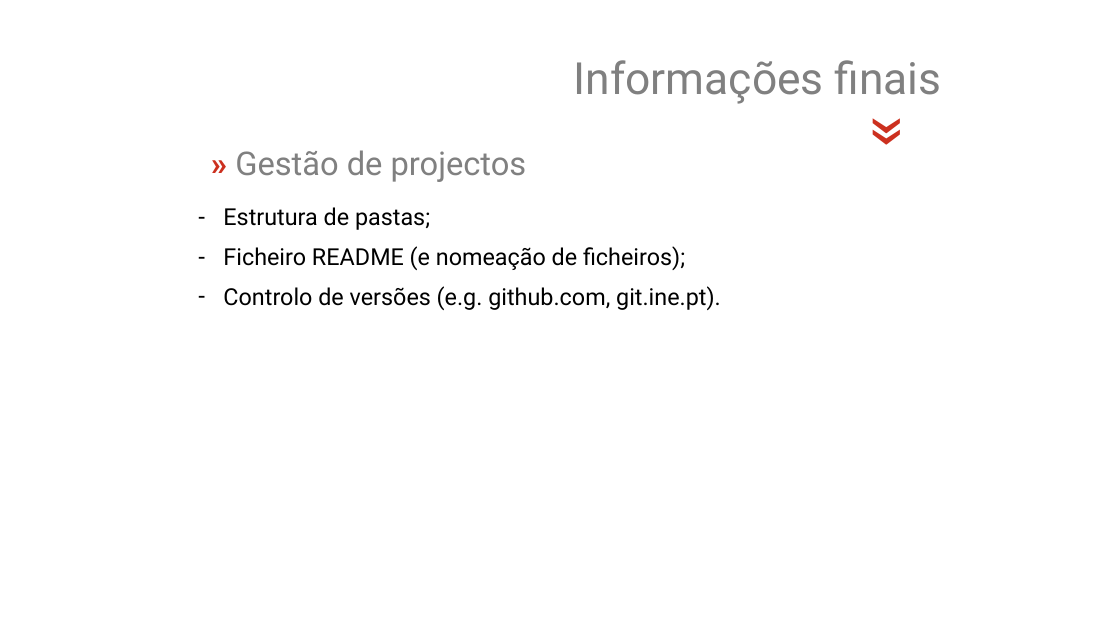
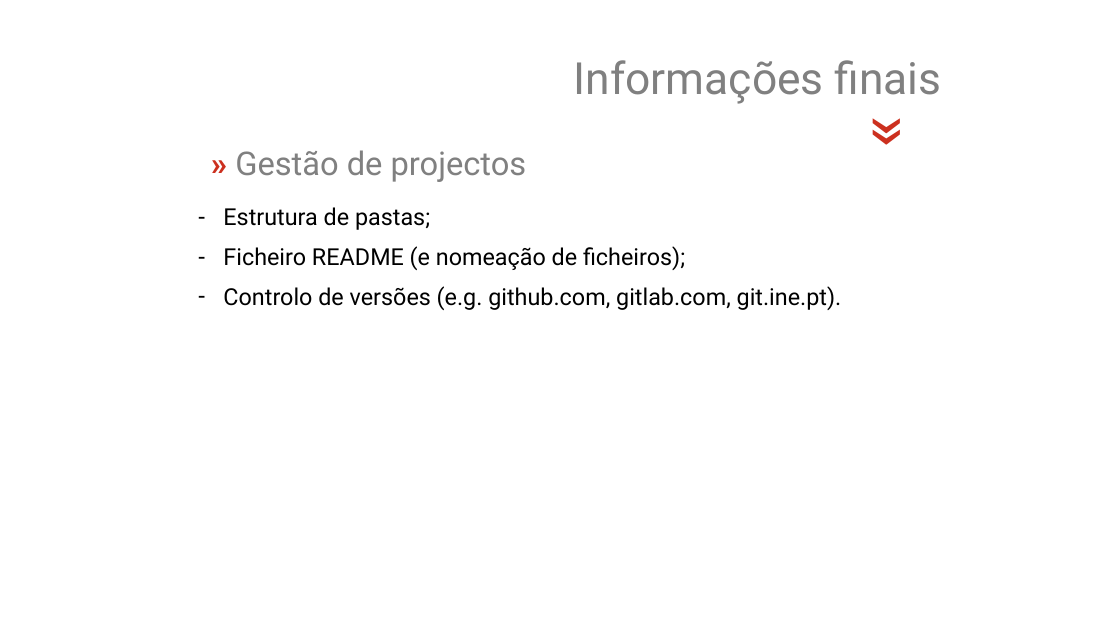
Before and after one commit to jsollari/DSR-II2026, a slide deck: slide 40 of docs/DSR-II2026_JL_slides.pptx (slide 43 before the commit). Drawn at 1120x630 pixels with LibreOffice and Linux fonts; fonts in the diff are those of the drawing; background and template pictures are left out. Boxes give left, top, right and bottom in pixels: in the first picture for what was removed or moved away, otherwise in the second. Text is boxed around its words. In the diff, an @@ line names an element or a change of style, - is before the commit and + after.

```diff
--- a/docs/DSR-II2026_JL_slides.pptx
+++ b/docs/DSR-II2026_JL_slides.pptx
@@ text at (223,286,842,310): text changed @@
-– Controlo de versões (e.g. github.com, git.ine.pt).
+– Controlo de versões (e.g. github.com, gitlab.com, git.ine.pt).
```
Also in this commit, not shown: 11 other slides changed, 2 slides added, 5 slides removed, 23 other files.
